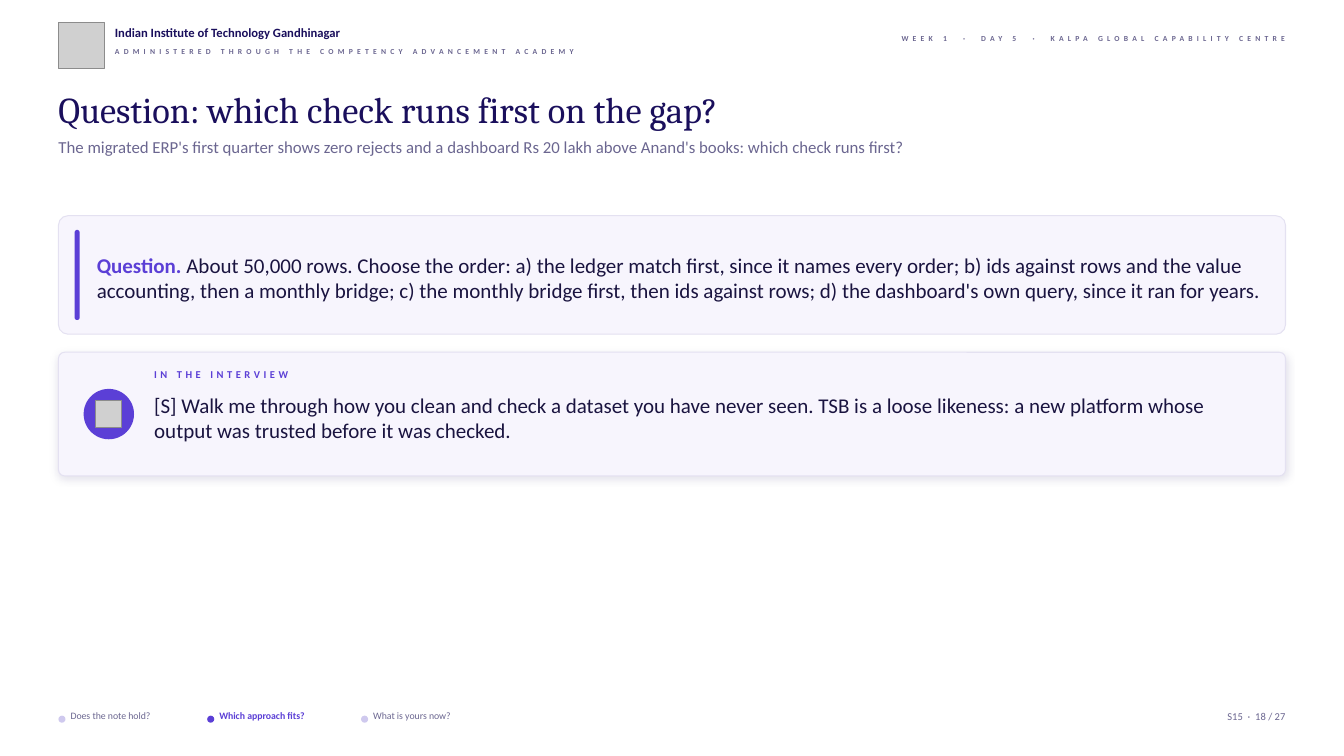
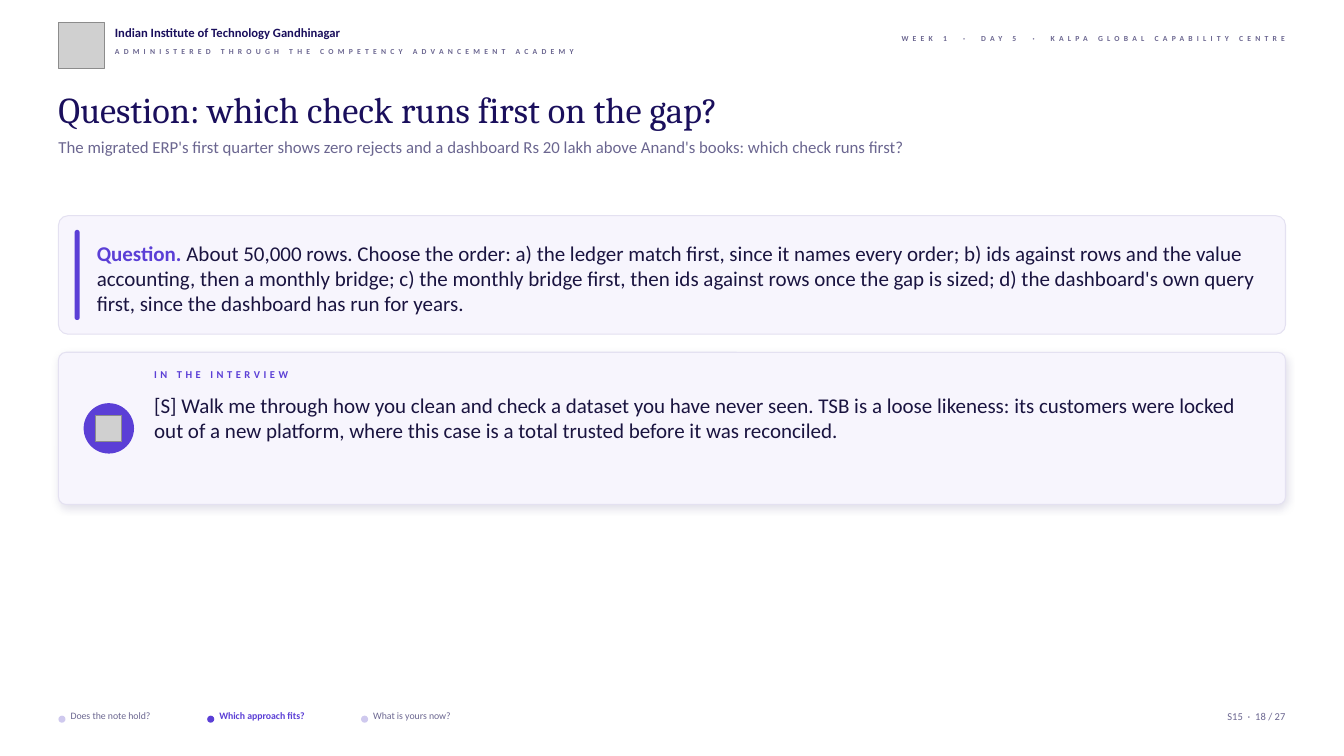
Before and after one commit to fde-academy-lab/c2-content-factory, a slide deck: slide 18 of content/W01/D5/slides/C2_W01_D05_rehearsal_STUDENT.pptx. Drawn at 1344x756 pixels with LibreOffice and Linux fonts; fonts in the diff are those of the drawing; grey boxes stand for pictures; background and template pictures are left out. Boxes give left, top, right and bottom in pixels: in the first picture for what was removed or moved away, otherwise in the second. Text is boxed around its words. In the diff, an @@ line names an element or a change of style, - is before the commit and + after.

```diff
--- a/content/W01/D5/slides/C2_W01_D05_rehearsal_STUDENT.pptx
+++ b/content/W01/D5/slides/C2_W01_D05_rehearsal_STUDENT.pptx
@@ text at (97, 246, 1253, 315): text changed @@
-Question. About 50,000 rows. Choose the order: a) the ledger match first, since it names every order; b) ids against rows and the value accounting, then a monthly bridge; c) the monthly bridge first, then ids against rows; d) the dashboard's own query, since it ran for years.
+Question. About 50,000 rows. Choose the order: a) the ledger match first, since it names every order; b) ids against rows and the value accounting, then a monthly bridge; c) the monthly bridge first, then ids against rows once the gap is sized; d) the dashboard's own query first, since the dashboard has run for years.
@@ rounded rectangle: place and size @@
-rounded rectangle at (58, 353, 1286, 477)
+rounded rectangle at (58, 353, 1286, 505)
@@ ellipse: place and size @@
-ellipse at (84, 389, 134, 440)
+ellipse at (84, 403, 134, 454)
@@ picture: place and size @@
-picture at (96, 401, 122, 427)
+picture at (96, 415, 122, 442)
@@ text at (154, 398, 1234, 442): text changed @@
-[S] Walk me through how you clean and check a dataset you have never seen. TSB is a loose likeness: a new platform whose output was trusted before it was checked.
+[S] Walk me through how you clean and check a dataset you have never seen. TSB is a loose likeness: its customers were locked out of a new platform, where this case is a total trusted before it was reconciled.
```
Also in this commit, not shown: 16 other slides changed, 4 other files.
